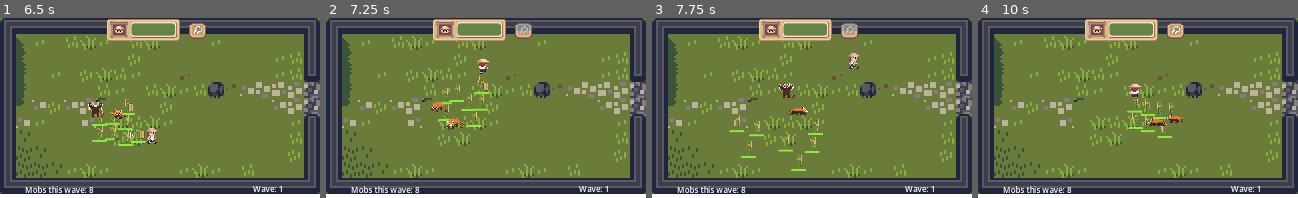
Above: before the commit, frames 1-4 (left to right).
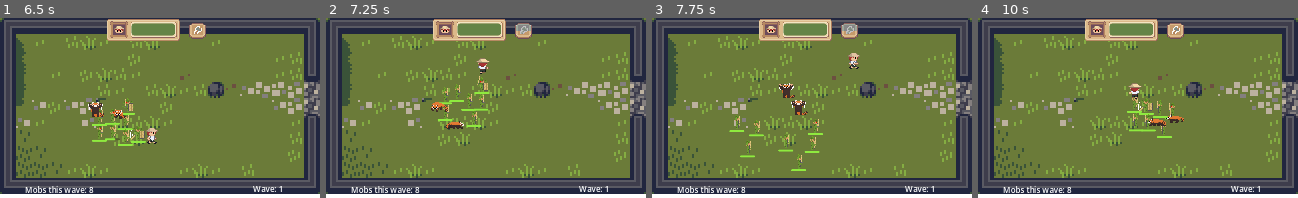
Above: after the commit, the same moments.

Repository: ThermobladeStudios/Town-One-2023
Game: Godot game, scene res://Worlds/World.tscn
Two runs of this game, one before a commit and one after it. Both use one fixed random seed, a clock stepped at 60 frames per second and the inputs below.
Inputs (mouse positions are in pixels of both pictures, inside the frame that each line leads up to):
- Up to frame 1 (6.5 s): tap Enter at 0.5, 1.35, 2.85, 4.35, 5.85 s; move the mouse to (230, 99) at 0.52 s; hold D (Right) 0.53-1.28 s; hold Enter 0.53-1.28 s; move the mouse to (96, 117) at 1.27 s; hold S (Down) 1.28-2.03 s; move the mouse to (192, 68) at 2.02 s; hold D (Right) 2.03-2.78 s; hold Enter 2.03-2.78 s; move the mouse to (144, 144) at 2.77 s; hold W (Up) 2.78-3.53 s; move the mouse to (256, 135) at 3.52 s; hold Enter 3.53-4.28 s; hold A (Left) 3.53-5.03 s; move the mouse to (64, 81) at 4.27 s; move the mouse to (176, 108) at 5.02 s; hold S (Down) 5.03-5.78 s; hold Enter 5.03-5.78 s; move the mouse to (112, 63) at 5.77 s; hold D (Right) from 5.78 s (still down)
- Up to frame 2 (7.25 s): move the mouse to (556, 99) at 6.52 s; release D (Right) at 6.53 s; hold W (Up) from 6.53 s (still down); hold Enter from 6.53 s (still down)
- Up to frame 3 (7.75 s): move the mouse to (748, 117) at 7.27 s; release W (Up) at 7.28 s; release Enter at 7.28 s; hold D (Right) from 7.28 s (still down); tap Enter at 7.35 s
- Up to frame 4 (10 s): move the mouse to (1170, 68) at 8.02 s; release D (Right) at 8.03 s; hold S (Down) 8.03-8.78 s; hold Enter 8.03-8.78 s; move the mouse to (1122, 144) at 8.77 s; hold A (Left) 8.78-9.53 s; tap Enter at 8.85 s; move the mouse to (1234, 135) at 9.52 s; hold W (Up) from 9.53 s (still down); hold Enter from 9.53 s (still down)

Frame 1 is identical in both runs. In frame 2, 0.2% of the frame differs, in the area x 35-44%, y 47-62%; in frame 3, 0.5%; in frame 4, 0.8%, in the area x 46-62%, y 43-67%.

Commit message:
Panda red swipe

Diff:
--- a/Panda/Panda.gd
+++ b/Panda/Panda.gd
@@ -36,7 +36,7 @@
 		move_and_slide()
 	if(colliding and !attackOnCd):
 		attackOnCd = true
-		$attack_timer.start(0.6)
+		$attack_timer.start(0.7)
 		state = 2
 		start_combat(target_bamboo)
 		pass
Not shown: 1 places in Worlds/World.tscn that only renumber resources
